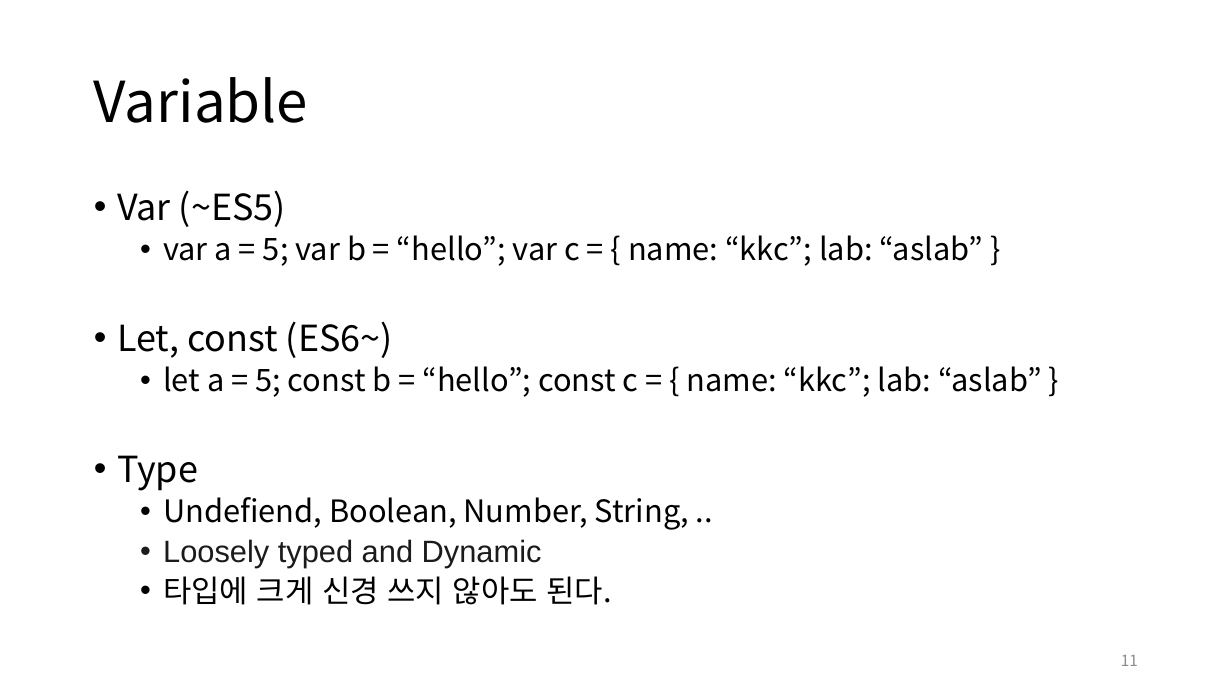
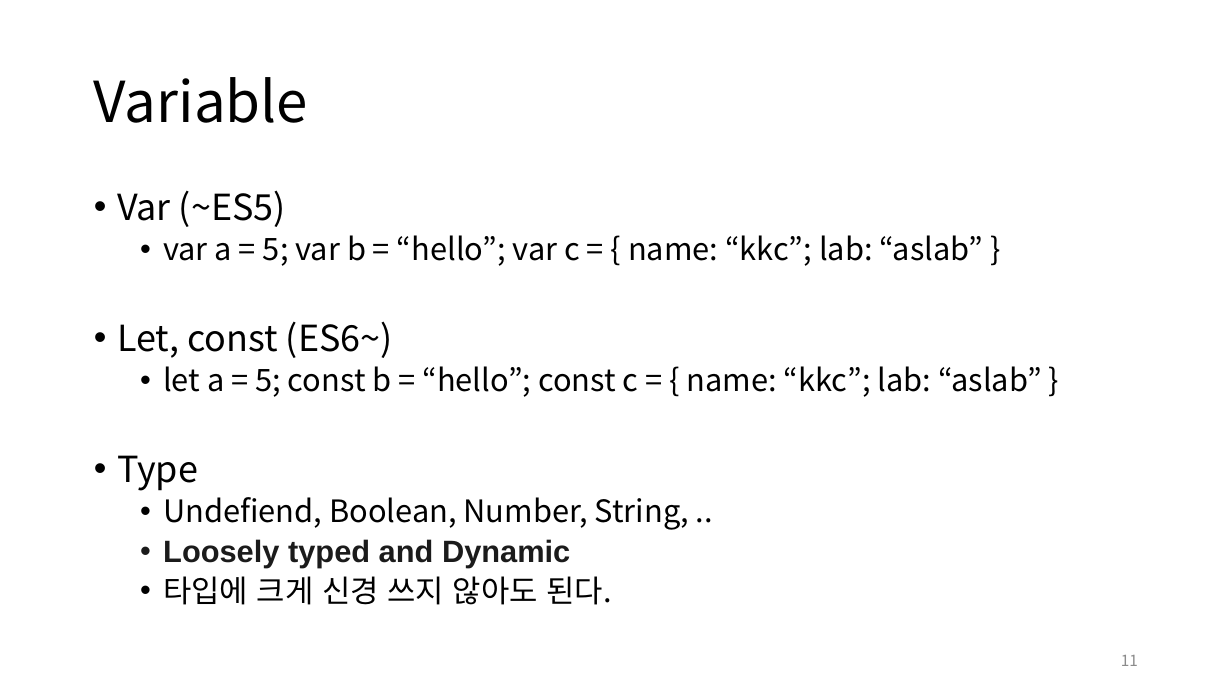
Before and after one commit to kyungchan/APPSEC-2021Winter-Seminar, a slide deck: slide 11 of 1-javascript/1-javascript.pptx. Drawn at 1232x693 pixels with LibreOffice and Linux fonts; fonts in the diff are those of the drawing. Boxes give left, top, right and bottom in pixels: in the first picture for what was removed or moved away, otherwise in the second. Text is boxed around its words. In the diff, an @@ line names an element or a change of style, - is before the commit and + after.

```diff
--- a/1-javascript/1-javascript.pptx
+++ b/1-javascript/1-javascript.pptx
@@ text at bbox=[163, 539, 570, 568]: bold on in "Loosely typed and Dynamic" @@
```
Also in this commit, not shown: 2 other slides changed.
